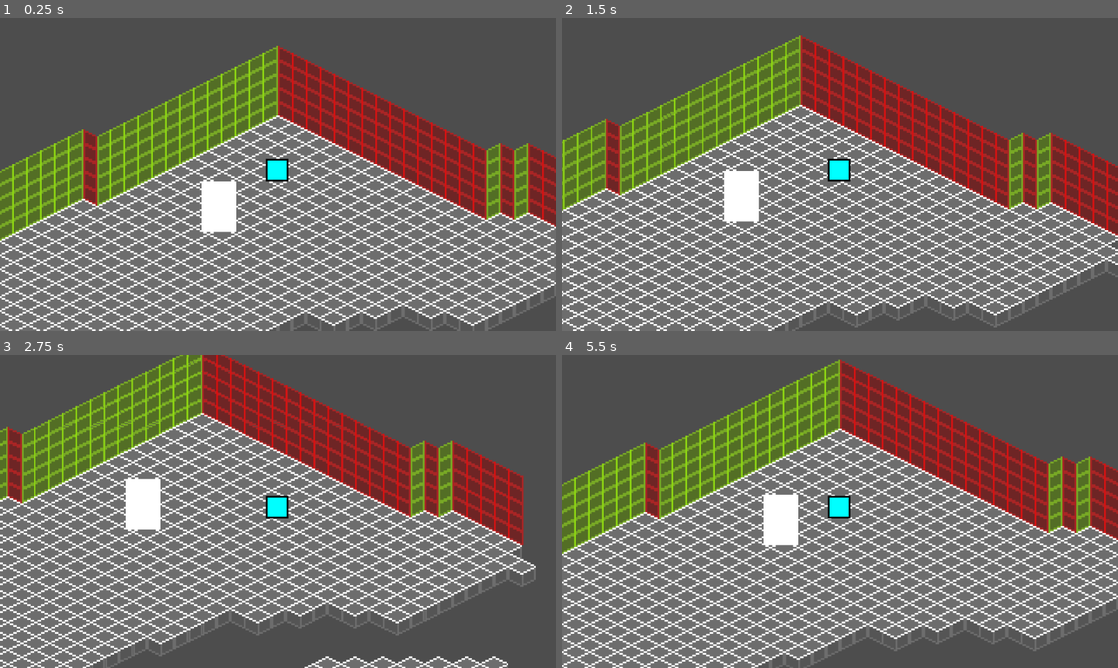
Above: before the commit, frames 1-4 (two rows, left to right).
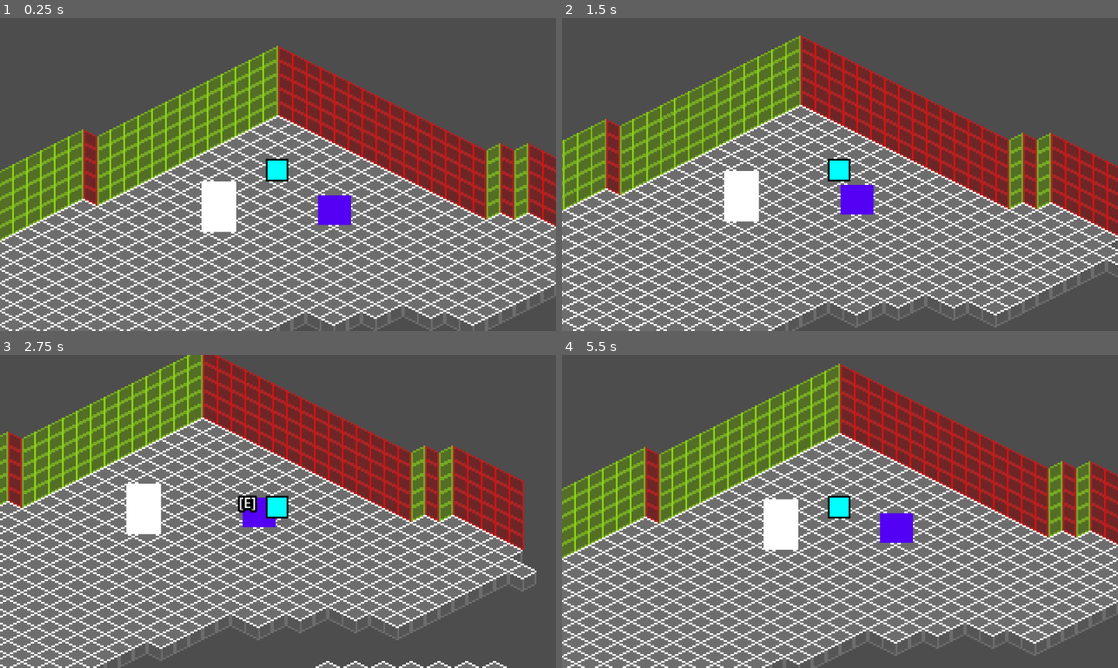
Above: after the commit, the same moments.

Repository: JusPSLiu/Triangle-Game
Game: Godot game, scene res://Scenes/Test2DScene.tscn
The game is run twice, just before and just after one commit, with the same random seed, the same clock (stepped at 60 frames per second) and the same inputs. The project has no main scene, so this scene is started directly.
Inputs:
- Up to frame 1 (0.25 s): no input
- Up to frame 2 (1.5 s): tap Enter at 0.5 s; hold Right (ui_right) 0.53-1.28 s; hold E (interact, bound only after the commit) 0.53-1.28 s; hold Down (ui_down) from 1.28 s (still down); tap E (interact, bound only after the commit) at 1.35 s
- Up to frame 3 (2.75 s): release Down (ui_down) at 2.03 s; hold Right (ui_right) from 2.03 s (still down); hold E (interact, bound only after the commit) from 2.03 s (still down)
- Up to frame 4 (5.5 s): release Right (ui_right) at 2.78 s; release E (interact, bound only after the commit) at 2.78 s; hold Up (ui_up) 2.78-3.53 s; tap E (interact, bound only after the commit) at 2.85, 4.35 s; hold E (interact, bound only after the commit) 3.53-4.28 s; hold Left (ui_left) 3.53-5.03 s; hold Down (ui_down) from 5.03 s (still down); hold E (interact, bound only after the commit) from 5.03 s (still down)

The runs differ from the first frame. In frame 1, 0.6% of the frame differs, in the area x 57-64%, y 56-67%; in frame 2, 0.6%; in frame 3, 35%; in frame 4, 37%, in the area x 0-100%, y 1-100%.

Commit message:
added interaction

Diff:
--- /dev/null
+++ b/Scenes/Objects/interactible.tscn
@@ -0,0 +1,49 @@
+[gd_scene load_steps=4 format=3 uid="uid://bkugsq1ltwfeu"]
+
+[ext_resource type="Script" uid="uid://c82n64ljira71" path="res://Scripts/interactible.gd" id="1_rfrcq"]
+
+[sub_resource type="RectangleShape2D" id="RectangleShape2D_qj1gb"]
+size = Vector2(19, 5)
+
+[sub_resource type="CapsuleShape2D" id="CapsuleShape2D_1ign8"]
+radius = 6.0
+height = 33.999992
+
+[node name="Interactible" type="Node2D"]
+z_index = 1
+script = ExtResource("1_rfrcq")
+
+[node name="ColorRect" type="ColorRect" parent="."]
+offset_left = -9.0
+offset_top = -16.0
+offset_right = 10.0
+offset_bottom = 1.0
+color = Color(0.32558995, 0.00038042545, 0.9597835, 1)
+
+[node name="Prompt" type="Label" parent="."]
+visible = false
+z_index = 10
+offset_left = -11.0
+offset_top = -19.0
+offset_right = 9.0
+offset_bottom = 4.0
+scale = Vector2(0.5, 0.5)
+theme_override_constants/outline_size = 10
+text = "[E]"
+
+[node name="Collision" type="StaticBody2D" parent="."]
+
+[node name="CollisionShape2D" type="CollisionShape2D" parent="Collision"]
+position = Vector2(0.5, -1.5)
+shape = SubResource("RectangleShape2D_qj1gb")
+
+[node name="Detection" type="Area2D" parent="."]
+
+[node name="CollisionShape2D" type="CollisionShape2D" parent="Detection"]
+z_index = -1
+rotation = 1.5707964
+shape = SubResource("CapsuleShape2D_1ign8")
+debug_color = Color(0.97768945, 0, 0.40584362, 0.41960785)
+
+[connection signal="body_entered" from="Detection" to="." method="_on_detection_body_entered"]
+[connection signal="body_exited" from="Detection" to="." method="_on_detection_body_exited"]
--- /dev/null
+++ b/Scenes/Objects/object.tscn
@@ -0,0 +1,21 @@
+[gd_scene load_steps=3 format=3 uid="uid://dr48ywdf3uf5n"]
+
+[ext_resource type="Script" uid="uid://bgllyhtl7gxr6" path="res://Scripts/scene_object.gd" id="1_x2w1k"]
+
+[sub_resource type="RectangleShape2D" id="RectangleShape2D_qj1gb"]
+size = Vector2(19, 5)
+
+[node name="chair" type="Node2D"]
+script = ExtResource("1_x2w1k")
+
+[node name="ColorRect" type="ColorRect" parent="."]
+offset_left = -10.0
+offset_top = -25.0
+offset_right = 10.0
+offset_bottom = 4.0
+
+[node name="Collision" type="StaticBody2D" parent="."]
+
+[node name="CollisionShape2D" type="CollisionShape2D" parent="Collision"]
+position = Vector2(0, 1.5)
+shape = SubResource("RectangleShape2D_qj1gb")
--- a/Scenes/Test2DScene.tscn
+++ b/Scenes/Test2DScene.tscn
@@ -1,13 +1,14 @@
-[gd_scene load_steps=13 format=4 uid="uid://bph5j6qdcn1f7"]
+[gd_scene load_steps=15 format=4 uid="uid://bph5j6qdcn1f7"]
 
 [ext_resource type="Theme" uid="uid://dujori2qpgkmw" path="res://Art/UI_Themes/Menu.tres" id="1_ju8va"]
 [ext_resource type="Script" uid="uid://c8scr01y6mpj3" path="res://CustomModules/PauseScreen/Scripts/pause_screen.gd" id="1_q3xb3"]
 [ext_resource type="Script" uid="uid://bl1kqr0pawq37" path="res://CustomModules/PauseScreen/Scripts/volume_controller.gd" id="2_ty4sn"]
 [ext_resource type="Texture2D" uid="uid://up6vh67qt70f" path="res://Art/Tilesets/test_tile.png" id="4_nh7uq"]
 [ext_resource type="Script" uid="uid://i4ymhaqhk6eh" path="res://Scripts/floor.gd" id="5_qqjrk"]
-[ext_resource type="Script" uid="uid://blrqcb2xgd803" path="res://Scenes/character_body_2d.gd" id="6_wnaea"]
+[ext_resource type="Script" uid="uid://blrqcb2xgd803" path="res://Scripts/character_body_2d.gd" id="6_wnaea"]
 [ext_resource type="Script" uid="uid://dyx8mucmxb5oo" path="res://Scripts/scene_object_controller.gd" id="7_ggrln"]
 [ext_resource type="Script" uid="uid://bgllyhtl7gxr6" path="res://Scripts/scene_object.gd" id="8_qj1gb"]
+[ext_resource type="Script" uid="uid://c82n64ljira71" path="res://Scripts/interactible.gd" id="9_1ign8"]
 
 [sub_resource type="TileSetAtlasSource" id="TileSetAtlasSource_qqjrk"]
 texture = ExtResource("4_nh7uq")
@@ -34,9 +35,14 @@
 radius = 4.0
 
 [sub_resource type="RectangleShape2D" id="RectangleShape2D_qj1gb"]
-size = Vector2(20, 5)
+size = Vector2(19, 5)
+
+[sub_resource type="CapsuleShape2D" id="CapsuleShape2D_1ign8"]
+radius = 6.0
+height = 33.999992
 
 [node name="Test2DScene" type="Node2D"]
+texture_filter = 1
 
 [node name="HUD" type="CanvasLayer" parent="."]
 visible = false
@@ -141,7 +147,7 @@
 tile_map_data = PackedByteArray("AAAIAAYAAAABAAAAAAAHAAUAAAABAAAAAAAHAAQAAAABAAAAAAAGAAMAAAABAAAAAAAFAAEAAAABAAAAAAAFAA …(3120 unchanged characters)…
 tile_set = SubResource("TileSet_wnaea")
 
-[node name="CharacterBody2D" type="CharacterBody2D" parent="."]
+[node name="CharacterBody2D" type="CharacterBody2D" parent="." groups=["player"]]
 z_index = 2
 position = Vector2(40, 26)
 motion_mode = 1
@@ -188,6 +194,45 @@
 position = Vector2(0, 1.5)
 shape = SubResource("RectangleShape2D_qj1gb")
 
+[node name="Interactible" type="Node2D" parent="."]
+z_index = 1
+position = Vector2(72, 54)
+script = ExtResource("9_1ign8")
+
+[node name="ColorRect" type="ColorRect" parent="Interactible"]
+offset_left = -9.0
+offset_top = -16.0
+offset_right = 10.0
+offset_bottom = 1.0
+color = Color(0.32558995, 0.00038042545, 0.9597835, 1)
+
+[node name="Prompt" type="Label" parent="Interactible"]
+visible = false
+z_index = 10
+offset_left = -11.0
+offset_top = -19.0
+offset_right = 9.0
+offset_bottom = 4.0
+scale = Vector2(0.5, 0.5)
+theme_override_constants/outline_size = 10
+text = "[E]"
+
+[node name="Collision" type="StaticBody2D" parent="Interactible"]
+
+[node name="CollisionShape2D" type="CollisionShape2D" parent="Interactible/Collision"]
+position = Vector2(0.5, -1.5)
+shape = SubResource("RectangleShape2D_qj1gb")
+
+[node name="Detection" type="Area2D" parent="Interactible"]
+
+[node name="CollisionShape2D" type="CollisionShape2D" parent="Interactible/Detection"]
+z_index = -1
+rotation = 1.5707964
+shape = SubResource("CapsuleShape2D_1ign8")
+debug_color = Color(0.97768945, 0, 0.40584362, 0.41960785)
+
 [connection signal="pressed" from="PauseMenu/PauseScreen/VBoxContainer/ResumeButton" to="PauseMenu" method="toggle_pause"]
 [connection signal="value_changed" from="PauseMenu/PauseScreen/VBoxContainer/MusicSlider" to="PauseMenu/PauseScreen" method="_on_music_slider_value_changed"]
 [connection signal="value_changed" from="PauseMenu/PauseScreen/VBoxContainer/SoundSlider" to="PauseMenu/PauseScreen" method="_on_sound_slider_value_changed"]
+[connection signal="body_entered" from="Interactible/Detection" to="Interactible" method="_on_detection_body_entered"]
+[connection signal="body_exited" from="Interactible/Detection" to="Interactible" method="_on_detection_body_exited"]
--- /dev/null
+++ b/Scripts/interactible.gd
@@ -0,0 +1,33 @@
+extends Node2D
+
+var player_in : bool = false
+
+
+# Called when the node enters the scene tree for the first time.
+func _ready() -> void:
+	pass # Replace with function body.
+
+
+# Called every frame. 'delta' is the elapsed time since the previous frame.
+func _process(delta: float) -> void:
+	pass
+
+
+func _self_action():
+	print("no, u")
+
+func _input(event: InputEvent) -> void:
+	if (!player_in): return
+	if (event.is_action_pressed("interact")):
+		_self_action()
+
+func _on_detection_body_entered(body: Node2D) -> void:
+	if (body.is_in_group("player")):
+		$Prompt.show()
+		player_in = true
+
+
+func _on_detection_body_exited(body: Node2D) -> void:
+	if (body.is_in_group("player")):
+		$Prompt.hide()
+		player_in = false
--- a/project.godot
+++ b/project.godot
@@ -19,6 +19,10 @@
 window/size/viewport_width=960
 window/size/viewport_height=540
 window/stretch/mode="viewport"
+
+[global_group]
+
+player=""
 
 [input]
 
@@ -61,6 +65,12 @@
 , Object(InputEventJoypadButton,"resource_local_to_scene":false,"resource_name":"","device":-1,"button_index":6,"pressure":0.0,"pressed":false,"script":null)
 ]
 }
+interact={
+"deadzone": 0.2,
+"events": [Object(InputEventKey,"resource_local_to_scene":false,"resource_name":"","device":-1,"window_id":0,"alt_pressed":false,"shift_pressed":false,"ctrl_pressed":false,"meta_pressed":false,"pressed":false,"keycode":0,"physical_keycode":69,"key_label":0,"unicode":101,"location":0,"echo":false,"script":null)
+, Object(InputEventJoypadButton,"resource_local_to_scene":false,"resource_name":"","device":-1,"button_index":1,"pressure":0.0,"pressed":false,"script":null)
+]
+}
 
 [rendering]
 
Not shown, added: Audio/Music/cheap_house.mp3.import
Renamed: Scenes/character_body_2d.gd -> Scripts/character_body_2d.gd
Renamed: Scenes/character_body_2d.gd.uid -> Scripts/character_body_2d.gd.uid
Not shown, added: Scripts/interactible.gd.uid
Not shown, added: Audio/Music/cheap_house.mp3
